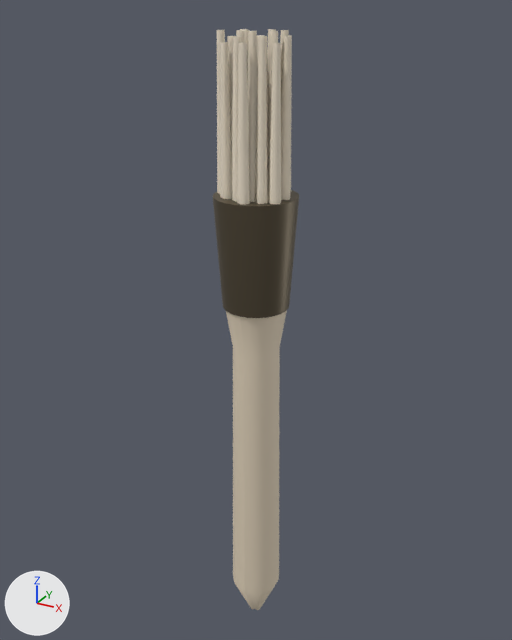
A saved change to the glTF model game/asset/runtime/models/soft-brush-v2.glb.
One viewpoint serves both versions: a camera (50 mm lens) standing at (0.171, -0.311, 0.362) and looking at (-0.005, 0.01, 0.201). Lighting does not change. The marker at lower left points along +X, +Y and +Z. The first picture is the older version. Where no turn or scale is listed for an object, it has been applied to the vertices.

Before the edit, the objects in view are built like this:
```python
me_mesh_0 = bpy.data.meshes.new('Mesh_0')
me_mesh_0.from_pydata(...)  # 100 vertices, 144 faces; spans x -0.018..0.018, y -0.018..0.018, z -0.001..0.221
me_mesh_0.materials.append(mat_oiled_oak)  # beige #e4d5bd
me_mesh_20 = bpy.data.meshes.new('Mesh_20')
me_mesh_20.from_pydata(...)  # 14 vertices, 20 faces; spans x -0.0033..0.0033, y -0.0035..0.0028, z -0.0375..0.0375
me_mesh_20.materials.append(mat_unbleached_linen)  # pale yellow #f0e4cf
me_mesh_21 = bpy.data.meshes.new('Mesh_21')
me_mesh_21.from_pydata(...)  # 14 vertices, 20 faces; spans x -0.0033..0.0033, y -0.0035..0.0028, z -0.04..0.04
me_mesh_21.materials.append(mat_unbleached_linen)  # pale yellow #f0e4cf
ob_individual_bristle_tuft_018 = bpy.data.objects.new('Individual bristle tuft.018', me_mesh_20)
ob_individual_bristle_tuft_018.location = (-0.0108, -0.0108, 0.31)
ob_individual_bristle_tuft_019 = bpy.data.objects.new('Individual bristle tuft.019', me_mesh_21)
ob_individual_bristle_tuft_019.location = (0.0157, 0.0007, 0.31)
ob_turned_wooden_handle = bpy.data.objects.new('Turned wooden handle', me_mesh_0)
ob_turned_wooden_handle.location = (0.0, 0.0, 0.0)
# also in view: 'Individual bristle tuft.021' at (0.002, -0.017, 0.31); 'Individual bristle tuft.016' at (0.009, -0.011, 0.31); 'Individual bristle tuft.013' at (-0.003, -0.013, 0.31); 'Individual bristle tuft.023' at (-0.017, -0.004, 0.31); 'Brush ferrule' at (0.0, 0.0, 0.245)
```
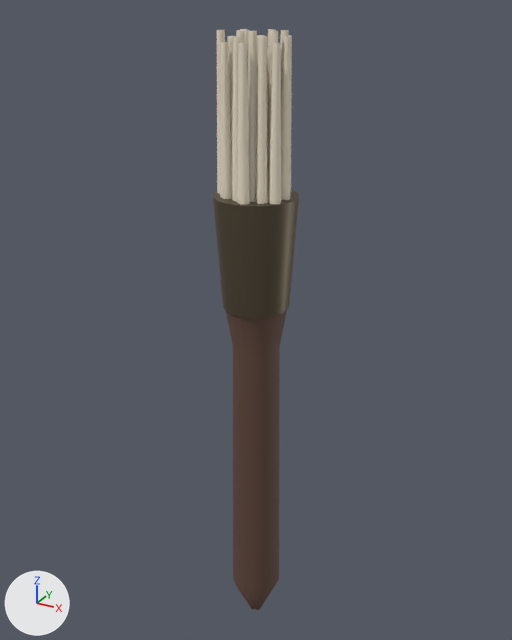
Changed parts and their boxes [x1, y1, x2, y2] in the pictures (512 x 640 px):
'Turned wooden handle', recoloured (beige to brown)
    both: [226, 310, 287, 610]

The change in detail:
Material 'Dark walnut tray frame' (mat_dark_walnut_tray_frame) is new.
Its base color is (0.122, 0.0648, 0.0452) (brown #62483c).
Its roughness is 0.72.
me_mesh_0 has 100 vertices, 144 faces and spans x -0.018..0.018, y -0.018..0.018, z -0.001..0.221.
me_mesh_0 no longer uses material mat_oiled_oak (beige #e4d5bd).
me_mesh_0 gains material mat_dark_walnut_tray_frame (brown #62483c).
